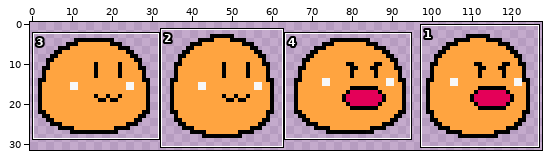
Sprite sheet: Unity/Assets/Sprites/PlayerCell.png. The first picture is a wide view before the edit; the outline marks the close-up.
Close-up. The starting point:
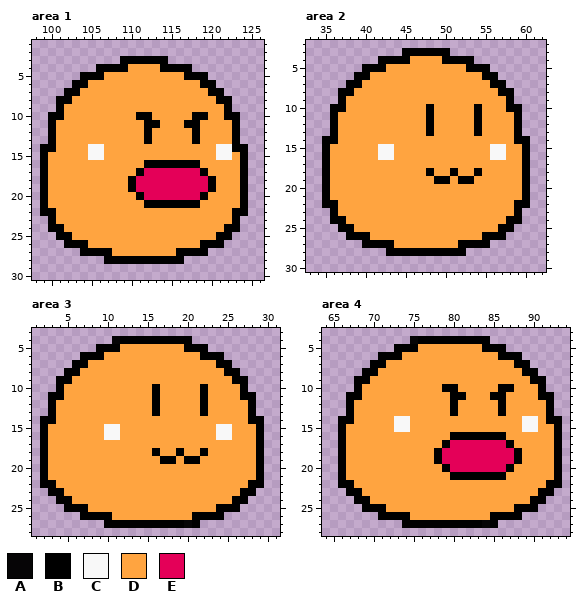
The file is 128x32 pixels. Colours within 5 levels of each other are drawn and written as one. Shown: area 1: x 98..126, y 1..30; area 2: x 33..62, y 2..30; area 3: x 1..31, y 3..28; area 4: x 64..94, y 3..28.
Palette (. is transparent): A #000000f7  B #000000  C #f8f8f8  D #ffa440  E #e40058
New version:
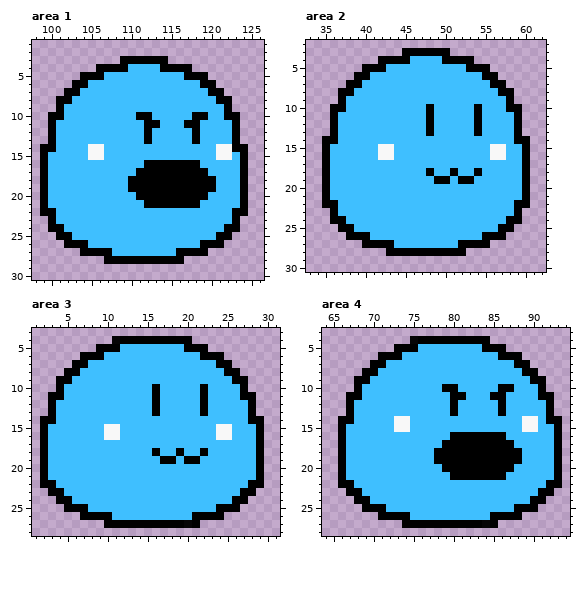
Diff:
colour D: #ffa440 -> #3fbfff
Area 1:
y 17: x 112..118 EEEEEEE -> BBBBBBB
y 18..19: x 111..119 EEEEEEEEE -> BBBBBBBBB
y 20: x 112..118 EEEEEEE -> BBBBBBB
Area 4:
y 17: x 80..86 EEEEEEE -> BBBBBBB
y 18..19: x 79..87 EEEEEEEEE -> BBBBBBBBB
y 20: x 80..86 EEEEEEE -> BBBBBBB
Where, in picture pixels (left, top, right, bottom), the same in both close-ups:
changed: (48, 64, 240, 256)
changed: (330, 56, 522, 248)
changed: (48, 344, 256, 520)
changed: (346, 344, 554, 520)
